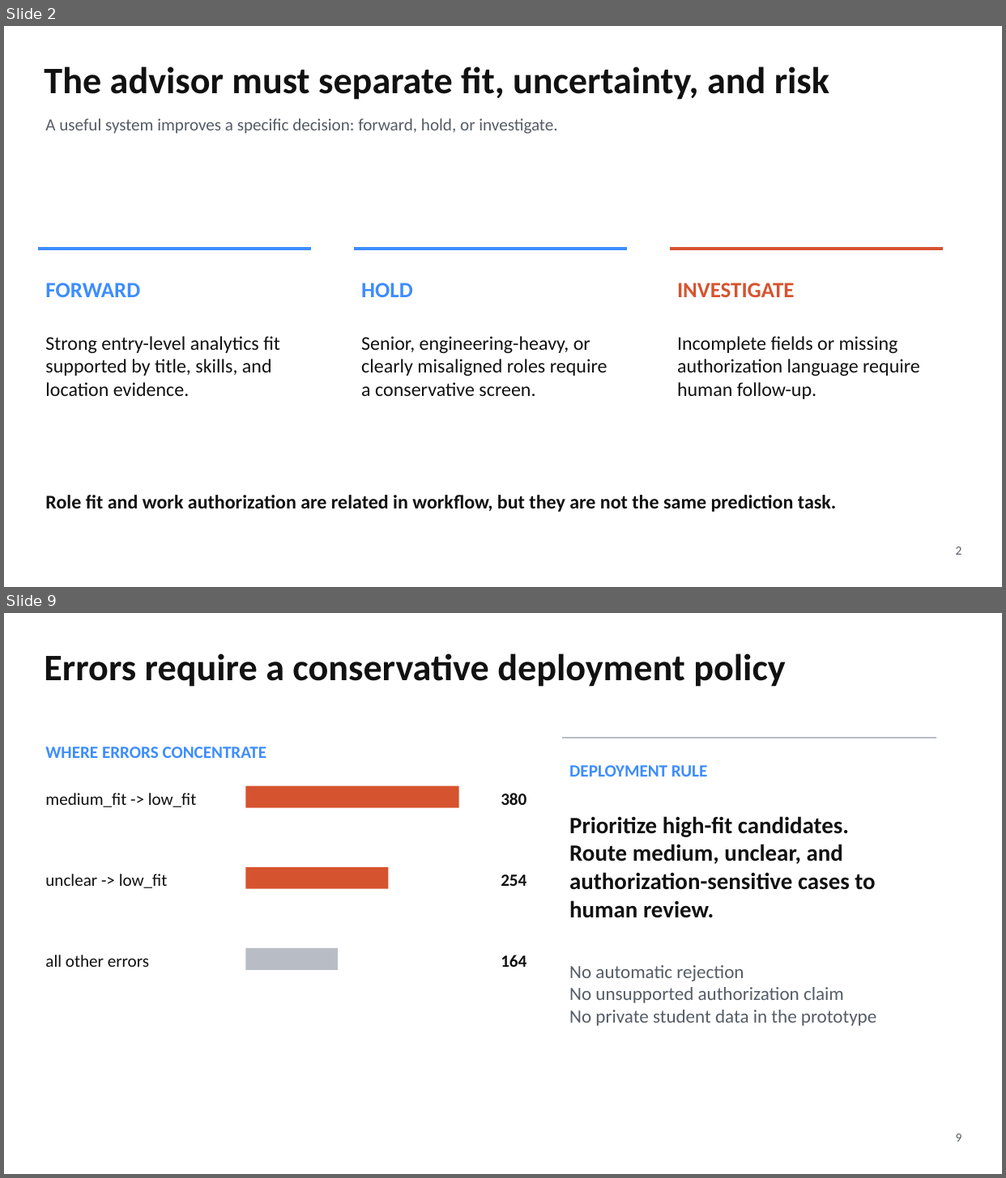
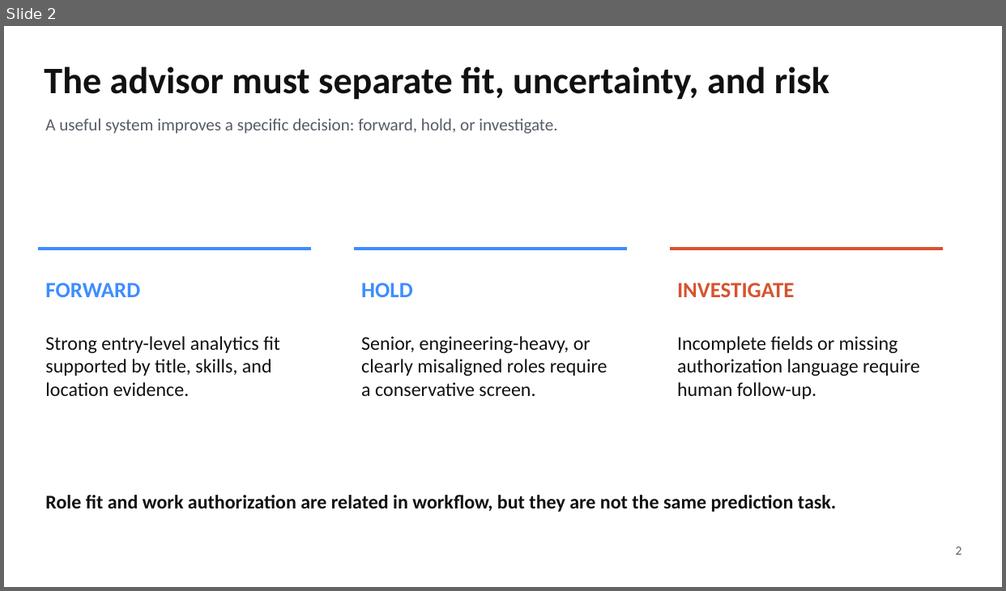
Before and after one commit to Kongbai815/job-matching-nlp, a slide deck: slides/MSBA_Job_Matching_Final_Deck.pptx. Shown one above the other, each under a label of ours: slides 2 and 9 before the commit, slide 2 after it; the slides between them are not shown. The pictures are 1006x1178 and 1006x591 pixels, drawn with LibreOffice and Linux fonts; fonts in the diff are those of the drawing. Boxes give left, top, right and bottom in pixels: in the first picture for what was removed or moved away, otherwise in the second. Text is boxed around its words. In the diff, an @@ line names an element or a change of style, - is before the commit and + after.

Commit message:
Strengthen M4 prototype and final system

```diff
--- a/slides/MSBA_Job_Matching_Final_Deck.pptx
+++ b/slides/MSBA_Job_Matching_Final_Deck.pptx
@@ slide 9 removed at [4, 613, 1002, 1174], background #FFFFFF @@
@@ text removed at [44, 653, 785, 687] @@
-Errors require a conservative deployment policy
@@ text removed at [45, 747, 267, 758] @@
-WHERE ERRORS CONCENTRATE
@@ line removed from (562, 738) to (937, 738) @@
@@ text removed at [569, 765, 707, 777] @@
-DEPLOYMENT RULE
@@ text removed at [45, 793, 197, 807] @@
-medium_fit -> low_fit
@@ rectangle removed at [246, 786, 459, 807] @@
@@ text removed at [501, 793, 526, 805] @@
-380
@@ text removed at [569, 816, 875, 918] @@
-Prioritize high-fit candidates. Route medium, unclear, and authorization-sensitive cases to human review.
@@ text removed at [45, 874, 168, 888] @@
-unclear -> low_fit
@@ rectangle removed at [246, 867, 389, 889] @@
@@ text removed at [501, 875, 526, 886] @@
-254
@@ rectangle removed at [246, 948, 338, 970] @@
@@ text removed at [45, 955, 149, 967] @@
-all other errors
@@ text removed at [501, 955, 526, 967] @@
-164
@@ text removed at [569, 965, 876, 1026] @@
-No automatic rejection
-No unsupported authorization claim
-No private student data in the prototype
@@ text removed at [956, 1134, 962, 1142] @@
-9
```
Also in this commit, not shown: 7 slides changed, 1 slide added, 34 other files.
